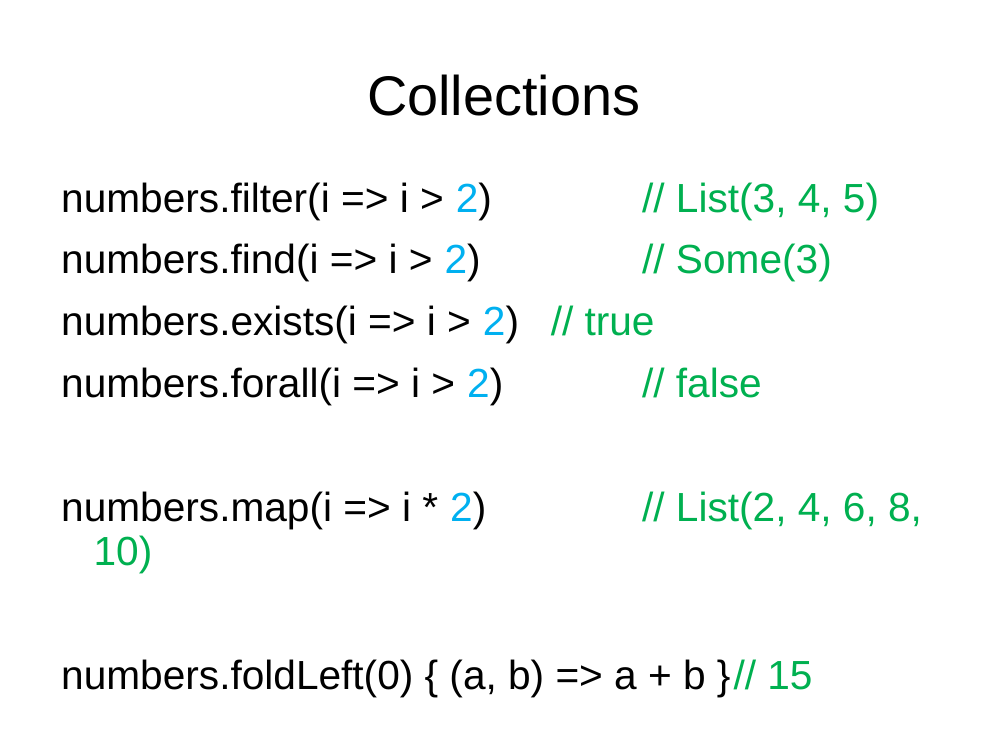
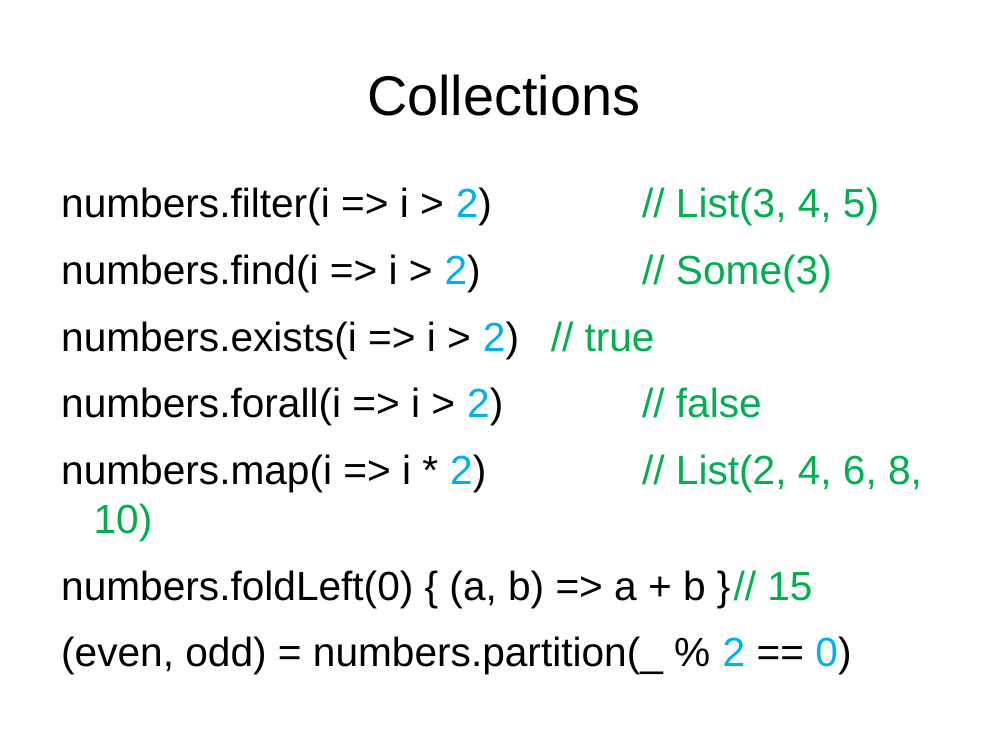
Before and after one commit to janiskomuls/scala, a slide deck: slide 5 of scala-workshop-slides/1.2-first_class_functions.odp. Drawn at 1008x756 pixels with LibreOffice and Linux fonts; fonts in the diff are those of the drawing; background and template pictures are left out. Boxes give left, top, right and bottom in pixels: in the first picture for what was removed or moved away, otherwise in the second. Text is boxed around its words. In the diff, an @@ line names an element or a change of style, - is before the commit and + after.

Commit message:
WKSP-02: added partition example to presentation

```diff
--- a/scala-workshop-slides/1.2-first_class_functions.odp
+++ b/scala-workshop-slides/1.2-first_class_functions.odp
@@ text at [61,187,922,607]: line spacing 0.9 to 1 @@
@@ text at [61,636,851,674]: paragraph added @@
+(even, odd) = numbers.partition(_ % 2 == 0)
```
Also in this commit, not shown: 1 slide removed, 1 other file.
